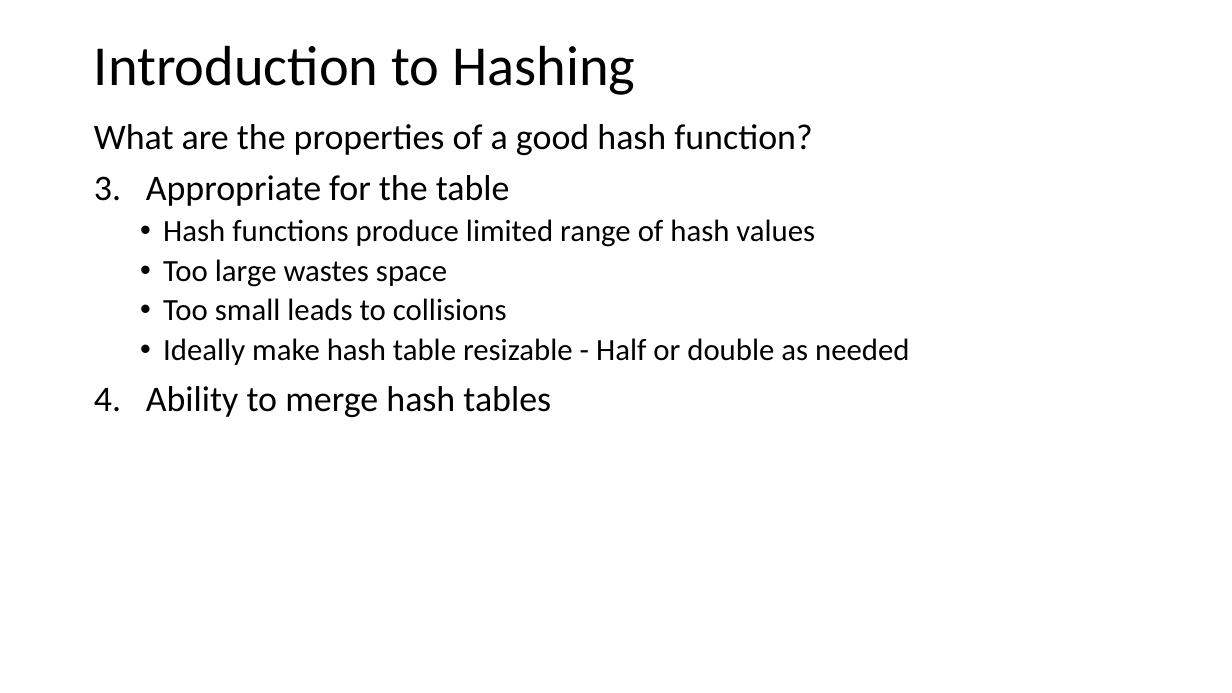
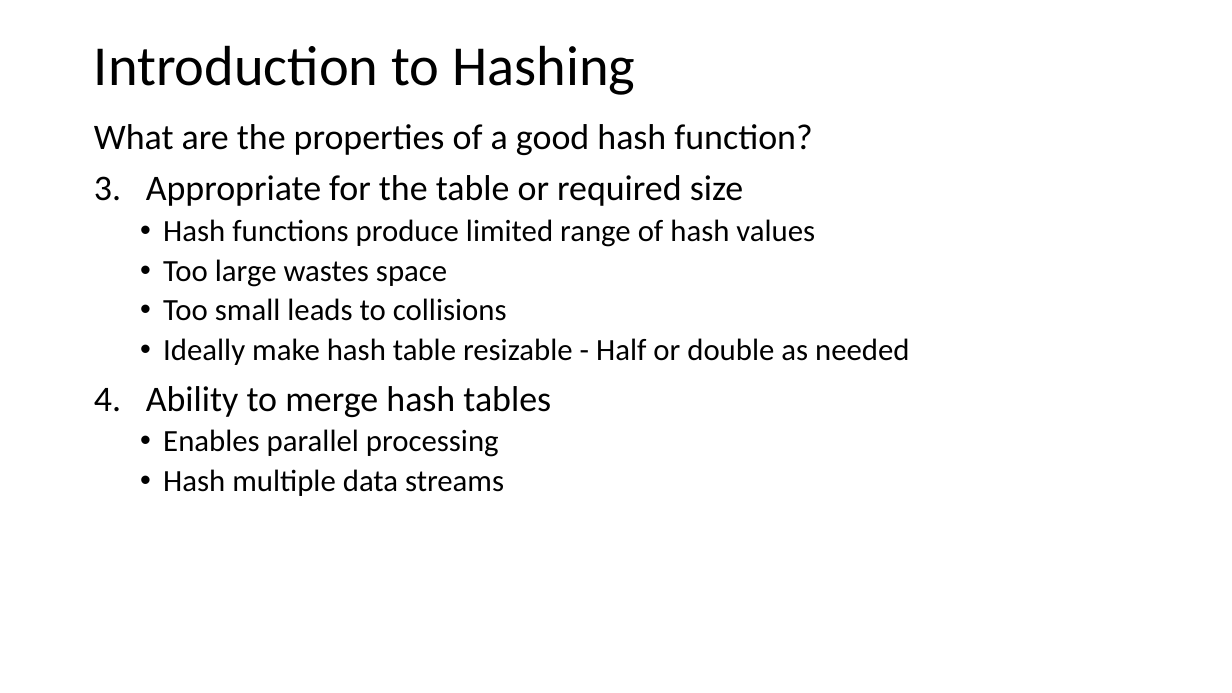
Before and after one commit to harelgabainew/school1, a slide deck: slide 41 of slides/1_Introduction.pptx. Drawn at 1232x693 pixels with LibreOffice and Linux fonts; fonts in the diff are those of the drawing. Boxes give left, top, right and bottom in pixels: in the first picture for what was removed or moved away, otherwise in the second. Text is boxed around its words. In the diff, an @@ line names an element or a change of style, - is before the commit and + after.

Commit message:
Corrected typos in slides

```diff
--- a/slides/1_Introduction.pptx
+++ b/slides/1_Introduction.pptx
@@ text at (x1=146, y1=175, x2=744, y2=206): text changed @@
-3. Appropriate for the table
+3. Appropriate for the table or required size
@@ text at (x1=163, y1=429, x2=504, y2=496): paragraphs added @@
+  • Enables parallel processing
+  • Hash multiple data streams
```
Also in this commit, not shown: 3 other slides changed.
